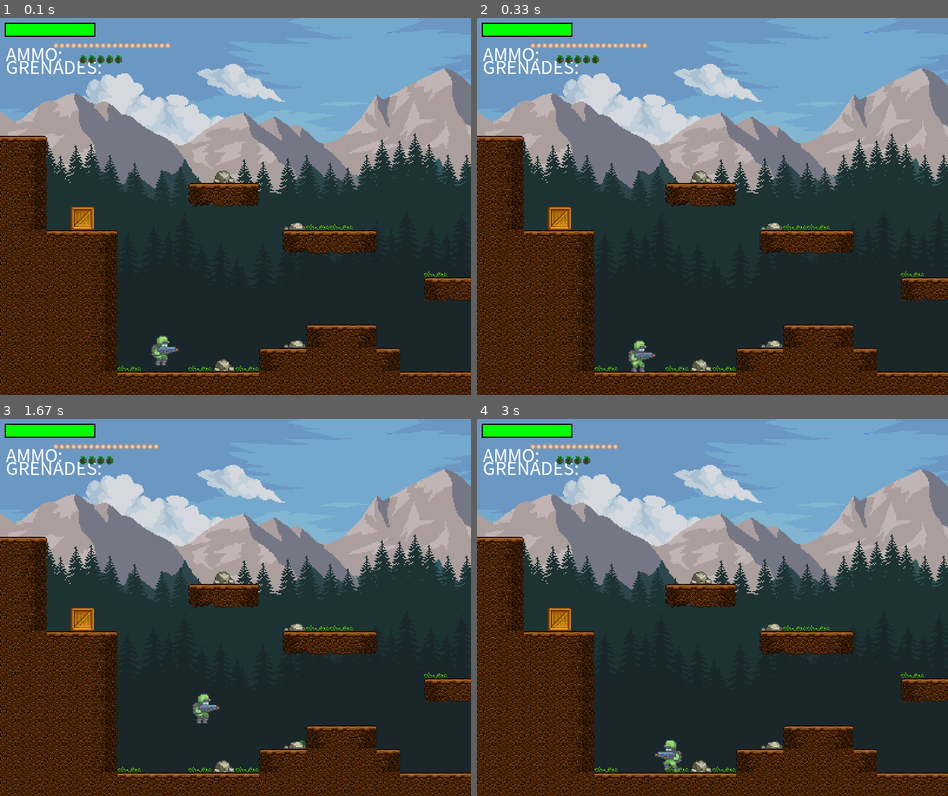
Above: before the commit, frames 1-4 (two rows, left to right).
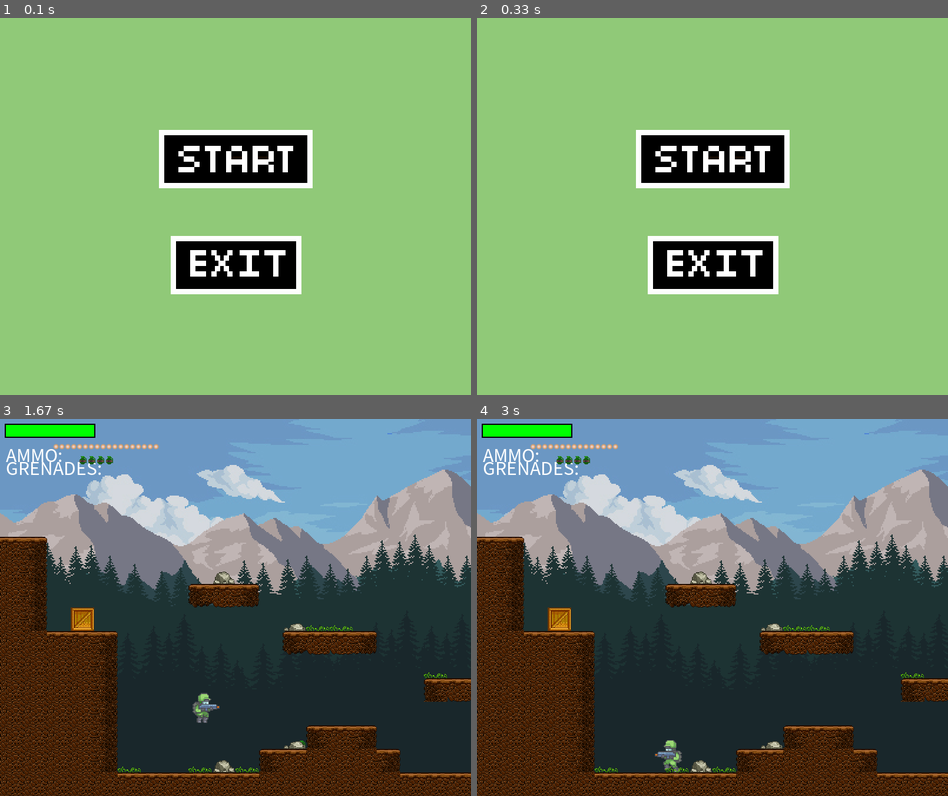
Above: after the commit, the same moments.

Repository: Rasha92zee/PygamePlatformer
Game: pygame game, started from main.py
The game is run twice, just before and just after one commit, with the same random seed, the same clock (stepped at 60 frames per second) and the same inputs.
Inputs (mouse positions are in pixels of both pictures, inside the frame that each line leads up to):
- Up to frame 1 (0.1 s): no input
- Up to frame 2 (0.33 s): no input
- Up to frame 3 (1.67 s): click (235, 558) at 0.38 s; tap Q at 0.67 s; hold D 1-1.47 s; tap Space at 1.07, 1.37, 1.57 s; hold W from 1.5 s (still down)
- Up to frame 4 (3 s): release W at 1.8 s; hold D 1.83-2.3 s; tap Space at 1.9, 2.2, 2.4, 2.7, 2.97 s; hold A 2.33-2.87 s; hold A from 2.9 s (still down)

The runs differ from the first frame. In frame 1, 100% of the frame differs, in the area x 0-100%, y 0-100%; in frame 2, 100%; in frame 3, less than 0.1%; in frame 4, nothing differs.

Commit message:
Main menu

Diff:
--- a/main.py
+++ b/main.py
@@ -2,6 +2,7 @@
 import os
 import random
 import csv
+import button
 
 # Initialize pygame
 pygame.init()
@@ -27,6 +28,7 @@
 screen_scroll = 0
 bg_scroll = 0
 level = 1
+start_game = False
 
 # Define player action variables
 moving_left = False
@@ -36,6 +38,10 @@
 grenade_thrown = False
 
 # LOAD images:
+# Button images
+start_img = pygame.image.load('img/start_btn.png').convert_alpha()
+exit_img = pygame.image.load('img/exit_btn.png').convert_alpha()
+# bg images
 pine1_img = pygame.image.load('img/Background/pine1.png').convert_alpha()
 pine2_img = pygame.image.load('img/Background/pine2.png').convert_alpha()
 mountain_img = pygame.image.load('img/Background/mountain.png').convert_alpha()
@@ -538,6 +544,10 @@
             else:
                 self.image = self.images[self.frame_index]
 
+# Create buttons
+start_button = button.Button(SCREEN_WIDTH // 2 - 130, SCREEN_HEIGHT // 2 - 130, start_img, 1)
+exit_button = button.Button(SCREEN_WIDTH // 2 - 110, SCREEN_HEIGHT // 2 + 50, exit_img, 1)
+
 # Create sprite groups
 enemy_group = pygame.sprite.Group()
 bullet_group = pygame.sprite.Group()
@@ -574,66 +584,76 @@
 while run:
 
     clock.tick(FPS) # Controls framerate & ensures game runs at a consistent speed
-    # update bg
-    draw_bg()
-    #draw world map
-    world.draw()
-    #show player health
-    health_bar.draw(player.health)
-    # show ammo
-    draw_text('AMMO:', font, WHITE, 10, 38)
-    for x in range(player.ammo):
-        screen.blit(bullet_img, (90 + (x * 10), 42))
-    # show grenades
-    draw_text('GRENADES:', font, WHITE, 10, 60)
-    for x in range(player.grenades):
-        screen.blit(grenade_img, (135 + (x * 15), 63))
-
-    player.update()
-    player.draw()
-    for enemy in enemy_group:
-        enemy.ai()
-        enemy.update()
-        enemy.draw()
-
-    #update and draw groups
-    bullet_group.update()
-    grenade_group.update()
-    explosion_group.update()
-    item_box_group.update()
-    decoration_group.update()
-    water_group.update()
-    exit_group.update()
-
-    bullet_group.draw(screen)
-    grenade_group.draw(screen)
-    explosion_group.draw(screen)
-    item_box_group.draw(screen)
-    decoration_group.draw(screen)
-    water_group.draw(screen)
-    exit_group.draw(screen)
-
-    # update player actions
-    if player.alive:
-        #shoots bullets
-        if shoot:
-            player.shoot()
-        # throw grenade
-        elif grenade and grenade_thrown == False and player.grenades > 0:
-            grenade = Grenade(player.rect.centerx + (0.5 * player.rect.size[0] * player.direction),\
-            player.rect.top, player.direction)
-            grenade_group.add(grenade)
-            # reduce grenades
-            player.grenades -= 1
-            grenade_thrown = True
-        if player.in_air:
-            player.update_action(2) # 2: JUMP
-        elif moving_left or moving_right:
-            player.update_action(1) # 1: RUN
-        else:
-            player.update_action(0) # 0: IDLE
-        screen_scroll = player.move(moving_left, moving_right)
-        bg_scroll -= screen_scroll
+
+    if start_game == False:
+        #draw menu
+        screen.fill(BG)
+        # add buttons
+        if start_button.draw(screen):
+            start_game = True
+        if exit_button.draw(screen):
+            run = False
+    else:
+        # update bg
+        draw_bg()
+        #draw world map
+        world.draw()
+        #show player health
+        health_bar.draw(player.health)
+        # show ammo
+        draw_text('AMMO:', font, WHITE, 10, 38)
+        for x in range(player.ammo):
+            screen.blit(bullet_img, (90 + (x * 10), 42))
+        # show grenades
+        draw_text('GRENADES:', font, WHITE, 10, 60)
+        for x in range(player.grenades):
+            screen.blit(grenade_img, (135 + (x * 15), 63))
+
+        player.update()
+        player.draw()
+        for enemy in enemy_group:
+            enemy.ai()
+            enemy.update()
+            enemy.draw()
+
+        #update and draw groups
+        bullet_group.update()
+        grenade_group.update()
+        explosion_group.update()
+        item_box_group.update()
+        decoration_group.update()
+        water_group.update()
+        exit_group.update()
+
+        bullet_group.draw(screen)
+        grenade_group.draw(screen)
+        explosion_group.draw(screen)
+        item_box_group.draw(screen)
+        decoration_group.draw(screen)
+        water_group.draw(screen)
+        exit_group.draw(screen)
+
+        # update player actions
+        if player.alive:
+            #shoots bullets
+            if shoot:
+                player.shoot()
+            # throw grenade
+            elif grenade and grenade_thrown == False and player.grenades > 0:
+                grenade = Grenade(player.rect.centerx + (0.5 * player.rect.size[0] * player.direction),\
+                player.rect.top, player.direction)
+                grenade_group.add(grenade)
+                # reduce grenades
+                player.grenades -= 1
+                grenade_thrown = True
+            if player.in_air:
+                player.update_action(2) # 2: JUMP
+            elif moving_left or moving_right:
+                player.update_action(1) # 1: RUN
+            else:
+                player.update_action(0) # 0: IDLE
+            screen_scroll = player.move(moving_left, moving_right)
+            bg_scroll -= screen_scroll
 
     # Event Handler
     for event in pygame.event.get():  # Listening for an event to quit game
